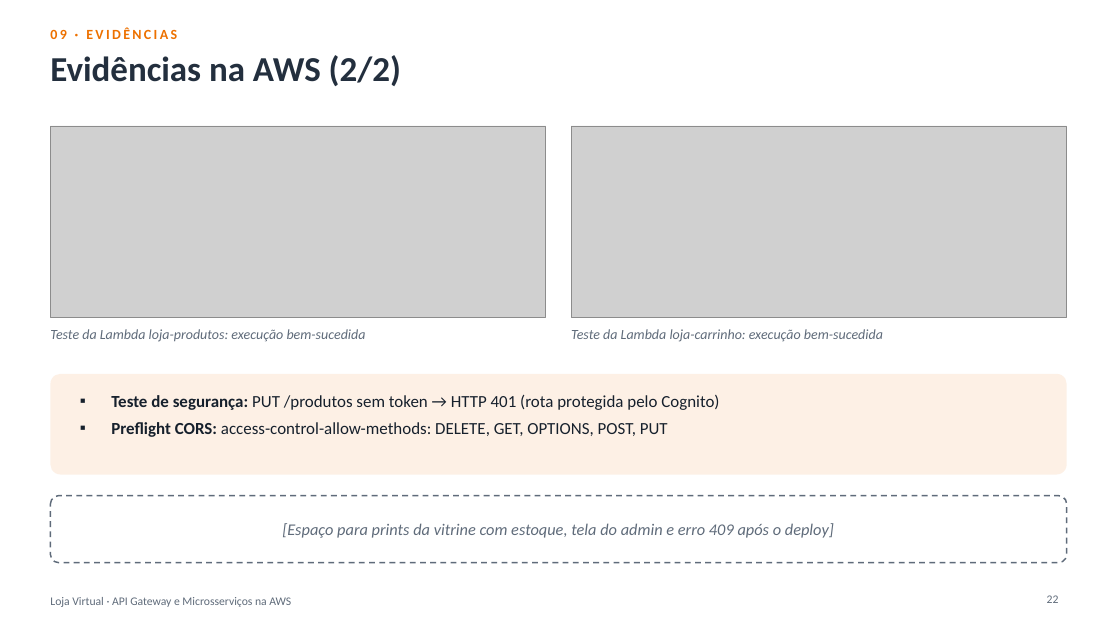
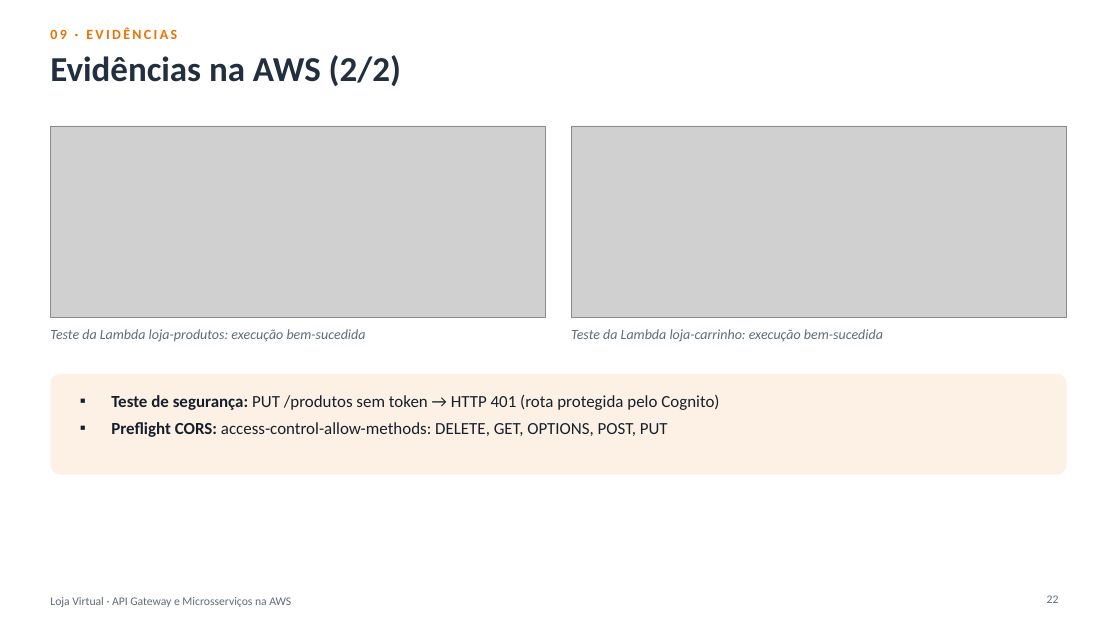
Before and after one commit to joaopedro-albuquerque/loja-api-gateway, a slide deck: slide 22 of entrega/apresentacao.pptx. Drawn at 1120x630 pixels with LibreOffice and Linux fonts; fonts in the diff are those of the drawing; grey boxes stand for pictures. Boxes give left, top, right and bottom in pixels: in the first picture for what was removed or moved away, otherwise in the second. Text is boxed around its words. In the diff, an @@ line names an element or a change of style, - is before the commit and + after.

```diff
--- a/entrega/apresentacao.pptx
+++ b/entrega/apresentacao.pptx
@@ rounded rectangle removed at (x1=50, y1=496, x2=1067, y2=563) @@
@@ text removed at (x1=282, y1=523, x2=834, y2=538) @@
-[Espaço para prints da vitrine com estoque, tela do admin e erro 409 após o deploy]
```
Also in this commit, not shown: 6 other slides changed, 1 other file.
